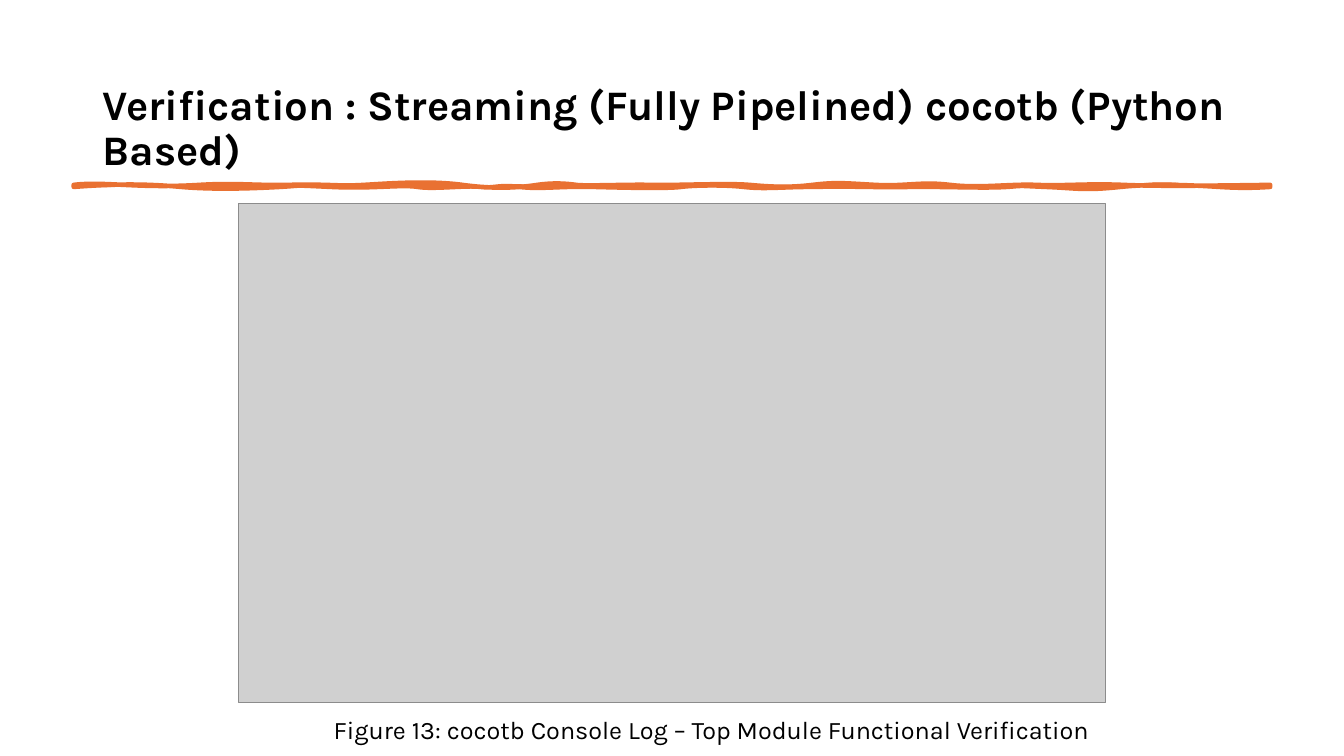
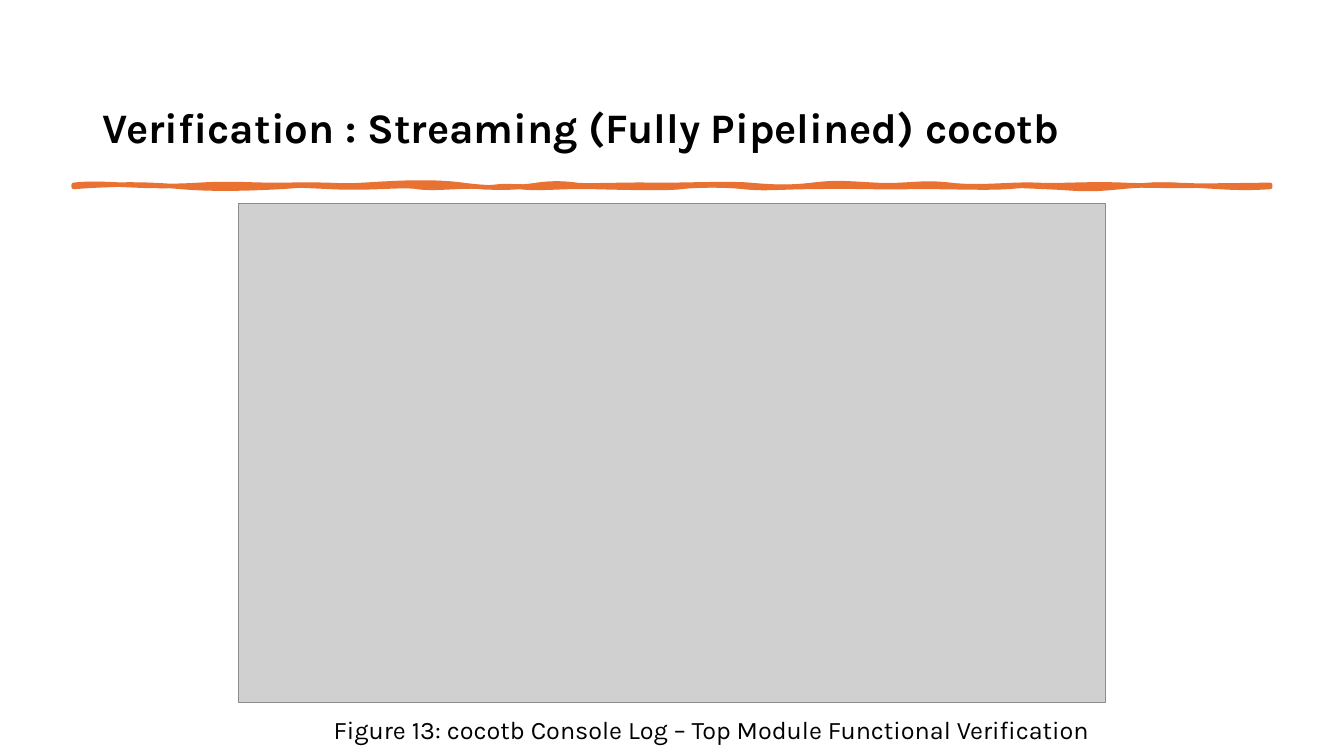
Before and after one commit to varunposimsetty/SAL_TaskAssignment, a slide deck: slide 14 of doc/Varun_Posimsetty_SAL_Presentation.pptx. Drawn at 1344x756 pixels with LibreOffice and Linux fonts; fonts in the diff are those of the drawing; grey boxes stand for pictures. Boxes give left, top, right and bottom in pixels: in the first picture for what was removed or moved away, otherwise in the second. Text is boxed around its words. In the diff, an @@ line names an element or a change of style, - is before the commit and + after.

```diff
--- a/doc/Varun_Posimsetty_SAL_Presentation.pptx
+++ b/doc/Varun_Posimsetty_SAL_Presentation.pptx
@@ title at (102, 111, 1059, 154): text changed @@
-Verification : Streaming (Fully Pipelined) cocotb (Python Based)
+Verification : Streaming (Fully Pipelined) cocotb
```
Also in this commit, not shown: 10 other slides changed, 2 other files.
